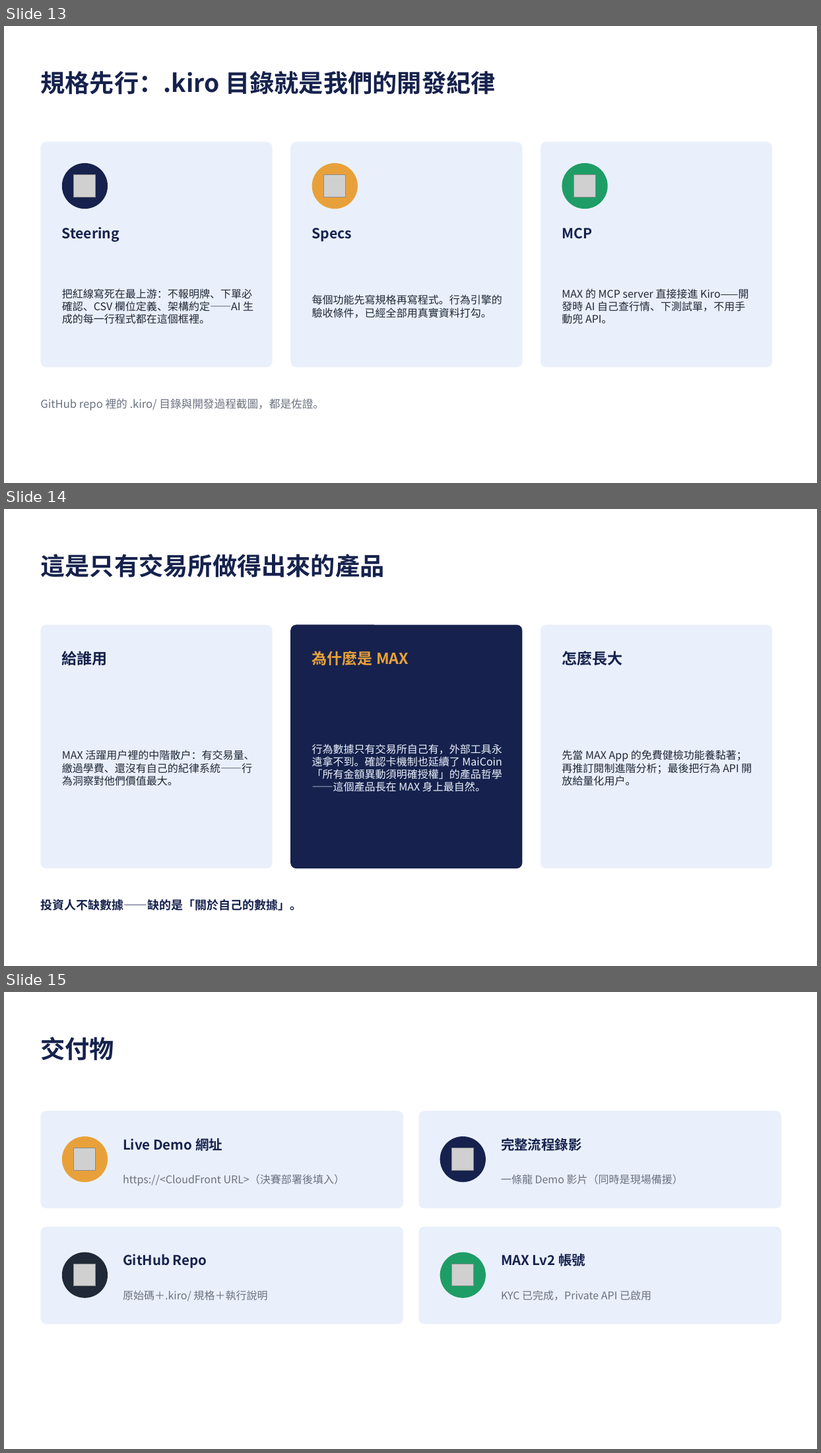
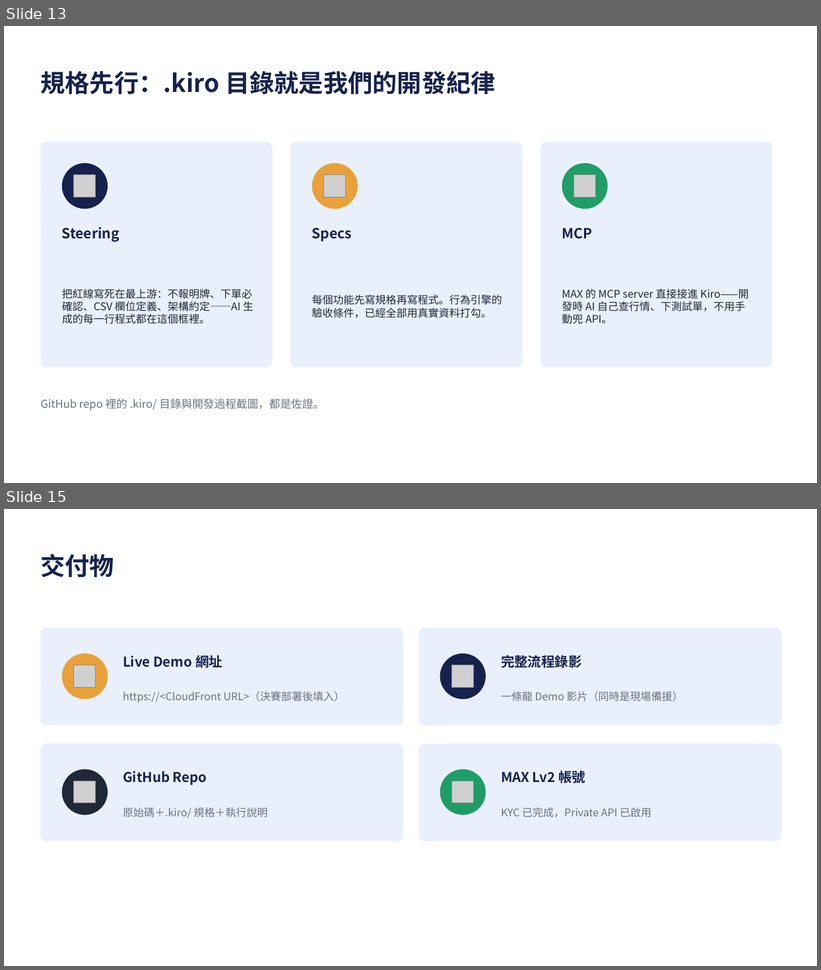
Before and after one commit to giont565/MaiMate, a slide deck: docs/MaiMate_提案簡報.pptx. Shown one above the other, each under a label of ours: slides 13, 14 and 15 before the commit, slides 13 and 15 after it; the slides between them are not shown. The pictures are 821x1453 and 821x970 pixels, drawn with LibreOffice and Linux fonts; fonts in the diff are those of the drawing; grey boxes stand for pictures. Boxes give left, top, right and bottom in pixels: in the first picture for what was removed or moved away, otherwise in the second. Text is boxed around its words. In the diff, an @@ line names an element or a change of style, - is before the commit and + after.

```diff
--- a/docs/MaiMate_提案簡報.pptx
+++ b/docs/MaiMate_提案簡報.pptx
@@ slide 14 removed at [4,509,817,966], background #FFFFFF @@
@@ text removed at [40,554,384,578] @@
-這是只有交易所做得出來的產品
@@ rounded rectangle removed at [40,625,273,869] @@
@@ rounded rectangle removed at [290,625,523,869] @@
@@ rounded rectangle removed at [541,625,773,869] @@
@@ text removed at [62,651,108,665] @@
-給誰用
@@ text removed at [312,651,409,665] @@
-為什麼是 MAX
@@ text removed at [562,651,622,665] @@
-怎麼長大
@@ text removed at [312,744,502,792] @@
-行為數據只有交易所自己有，外部工具永遠拿不到。確認卡機制也延續了 MaiCoin「所有金額異動須明確授權」的產品哲學——這個產品長在 MAX 身上最自然。
@@ text removed at [62,750,254,786] @@
-MAX 活躍用戶裡的中階散戶：有交易量、繳過學費、還沒有自己的紀律系統——行為洞察對他們價值最大。
@@ text removed at [562,750,752,786] @@
-先當 MAX App 的免費健檢功能養黏著；再推訂閱制進階分析；最後把行為 API 開放給量化用戶。
@@ text removed at [40,899,302,911] @@
-投資人不缺數據——缺的是「關於自己的數據」。
```
Also in this commit, not shown: 1 slide added, 2 other files.
